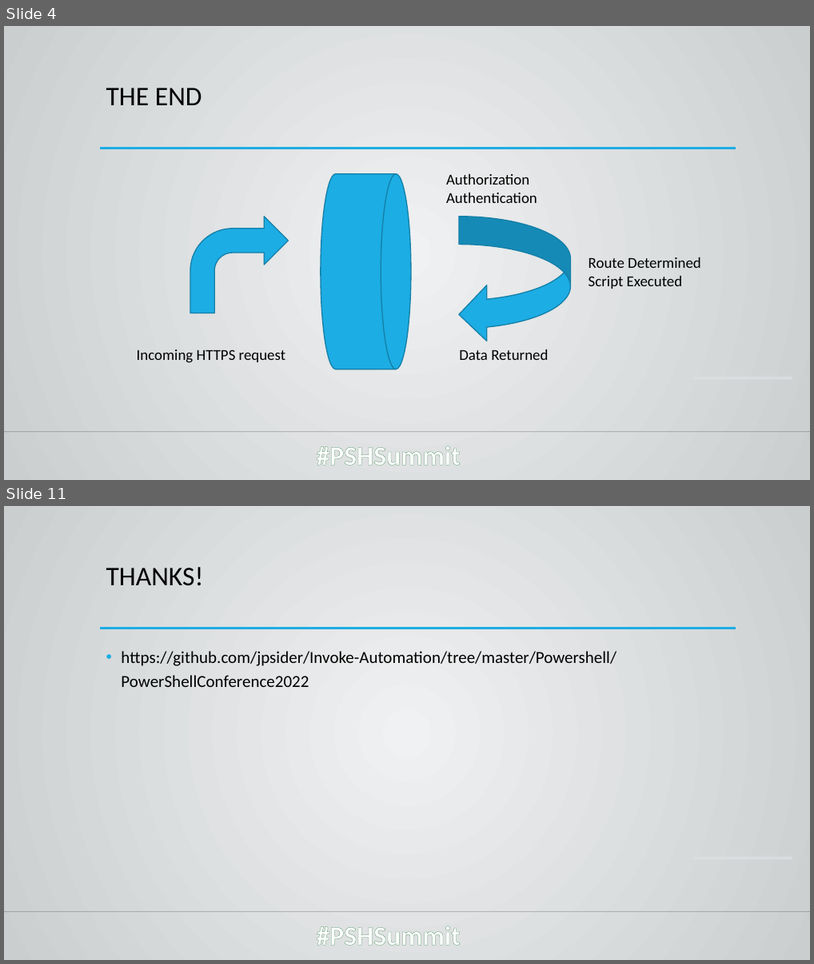
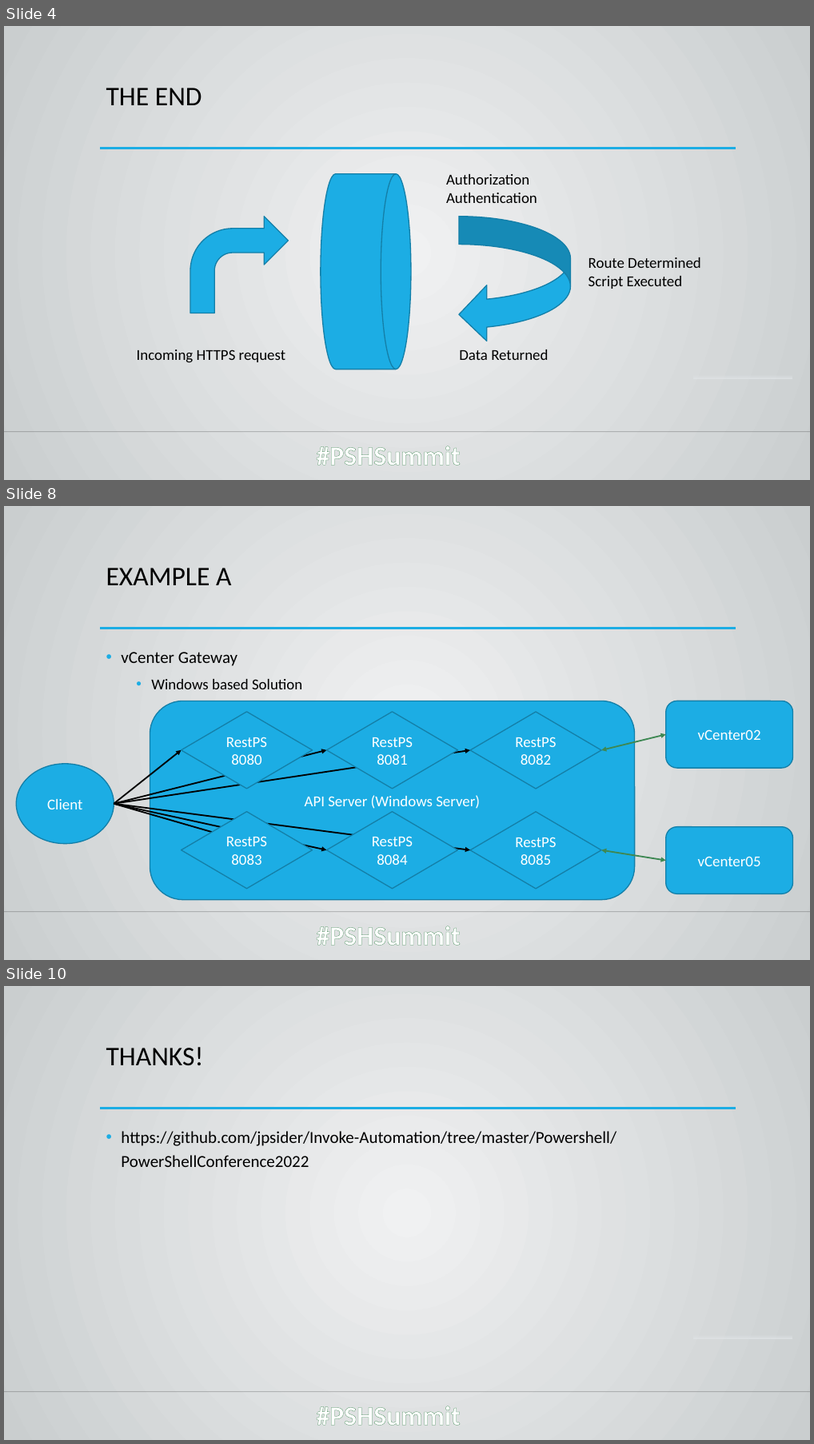
Before and after one commit to jpsider/Invoke-Automation, a slide deck: Powershell/PowerShellConference2022/Sider_PSConf_2022.pptx. Shown one above the other, each under a label of ours: slides 4 and 11 before the commit, slides 4, 8 and 10 after it; the slides between them are not shown. The pictures are 814x964 and 814x1444 pixels, drawn with LibreOffice and Linux fonts; fonts in the diff are those of the drawing; background and template pictures are left out. Boxes give left, top, right and bottom in pixels: in the first picture for what was removed or moved away, otherwise in the second. Text is boxed around its words. In the diff, an @@ line names an element or a change of style, - is before the commit and + after.

```diff
--- a/Powershell/PowerShellConference2022/Sider_PSConf_2022.pptx
+++ b/Powershell/PowerShellConference2022/Sider_PSConf_2022.pptx
@@ slide 8 added at [4, 506, 810, 960], background gradient #F0F2F3 to #CACED0; not listed: 4 template elements that a slide beside it also shows @@
@@ title added at [106, 568, 231, 585], 32 pt, text #000000 @@
+EXAMPLE A
@@ text added at [121, 652, 302, 689], 18 pt, text #000000 @@
+• vCenter Gateway
+  • Windows based Solution
@@ rounded rectangle added at [150, 700, 635, 900], fill #1CADE4, outline #1580A9 1.25 pt, 18 pt, text #FFFFFF @@
+API Server (Windows Server)
@@ diamond added at [182, 712, 313, 788], fill #1CADE4, outline #1580A9 1.25 pt, 18 pt, text #FFFFFF @@
+RestPS
+8080
@@ diamond added at [327, 712, 458, 788], fill #1CADE4, outline #1580A9 1.25 pt, 18 pt, text #FFFFFF @@
+RestPS
+8081
@@ diamond added at [470, 712, 602, 788], fill #1CADE4, outline #1580A9 1.25 pt, 18 pt, text #FFFFFF @@
+RestPS
+8082
@@ rounded rectangle added at [666, 700, 794, 768], fill #1CADE4, outline #1580A9 1.25 pt, 18 pt, text #FFFFFF @@
+vCenter02
@@ double arrow added from (602, 750) to (666, 734), #3E8853 1.75 pt @@
@@ ellipse added at [16, 764, 114, 844], fill #1CADE4, outline #1580A9 1.25 pt, 18 pt, text #FFFFFF @@
+Client
@@ arrow added from (114, 804) to (182, 750), #000000 1.75 pt @@
@@ arrow added from (114, 804) to (327, 750), #000000 1.75 pt @@
@@ arrow added from (114, 804) to (470, 750), #000000 1.75 pt @@
@@ arrow added from (114, 804) to (470, 850), #000000 1.75 pt @@
@@ arrow added from (114, 804) to (327, 850), #000000 1.75 pt @@
@@ arrow added from (114, 804) to (279, 851), #000000 1.75 pt @@
@@ diamond added at [182, 812, 313, 888], fill #1CADE4, outline #1580A9 1.25 pt, 18 pt, text #FFFFFF @@
+RestPS
+8083
@@ diamond added at [327, 812, 458, 888], fill #1CADE4, outline #1580A9 1.25 pt, 18 pt, text #FFFFFF @@
+RestPS
+8084
@@ diamond added at [470, 812, 602, 888], fill #1CADE4, outline #1580A9 1.25 pt, 18 pt, text #FFFFFF @@
+RestPS
+8085
@@ rounded rectangle added at [666, 827, 794, 894], fill #1CADE4, outline #1580A9 1.25 pt, 18 pt, text #FFFFFF @@
+vCenter05
@@ double arrow added from (602, 850) to (666, 860), #3E8853 1.75 pt @@
@@ what was slide 11 is now slide 10 @@
```
Also in this commit, not shown: 4 slides changed, 2 other slides added, 4 slides removed, 2 other files.
